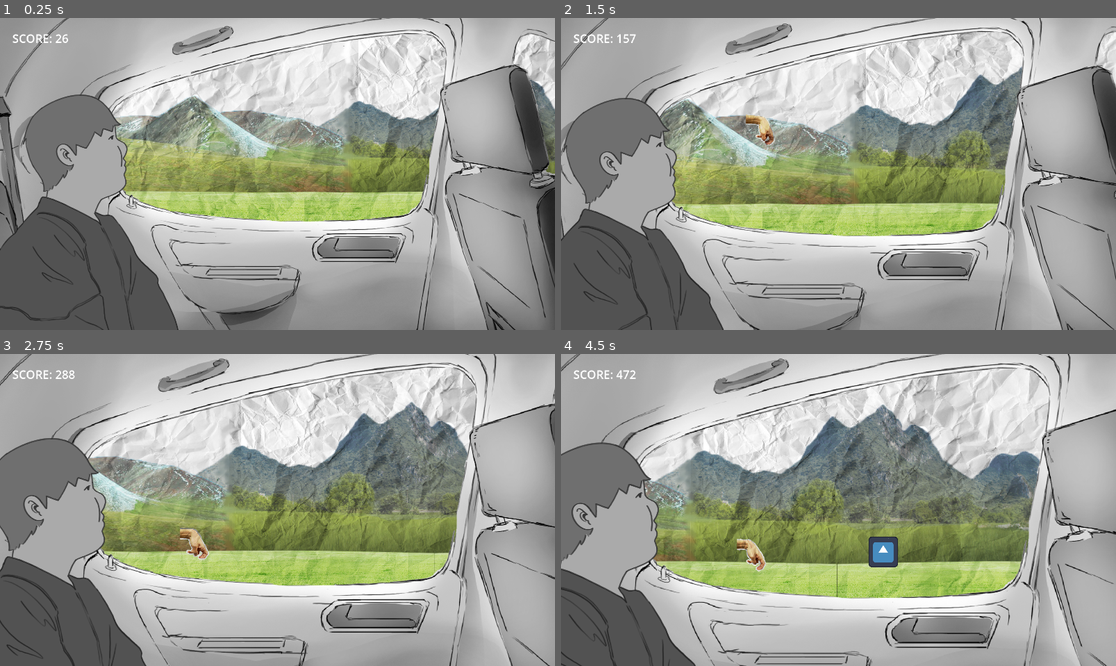
Above: before the commit, frames 1-4 (two rows, left to right).
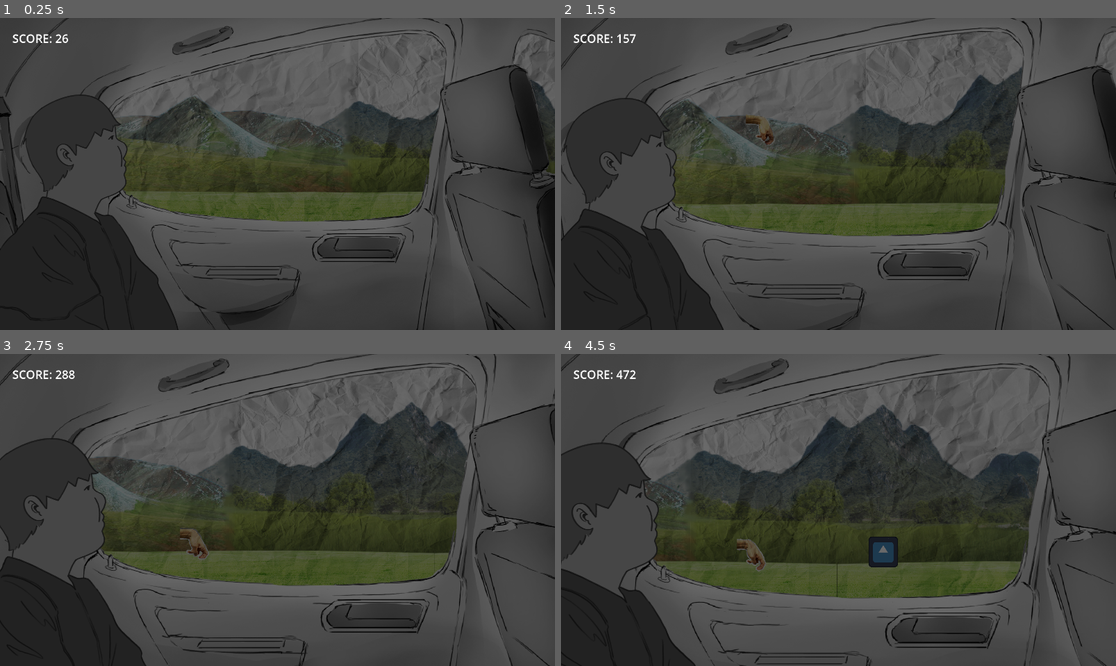
Above: after the commit, the same moments.

Repository: Turnute/DimancheApresMidi
Game: Godot game, scene res://scenes/game.tscn
Two runs of this game, one before a commit and one after it. Both use one fixed random seed, a clock stepped at 60 frames per second and the inputs below. This scene is started directly instead of the project's main scene. The engine's default icon, where the game draws it, is replaced by a stand-in: a white triangle on a blue panel in a dark square.
Inputs:
- Up to frame 1 (0.25 s): no input
- Up to frame 2 (1.5 s): tap Enter (ui_accept) at 0.5 s; tap Space (jump) at 0.77 s
- Up to frame 3 (2.75 s): tap Space (jump) at 1.52 s
- Up to frame 4 (4.5 s): tap Space (jump) at 3.02, 3.77 s

The runs differ from the first frame. In frame 1, 99% of the frame differs, in the area x 0-100%, y 0-100%; in frame 2, 99%; in frame 3, 99%; in frame 4, 99%.

Commit message:
Add game over animation and scene transition
Introduces a game over animation using AnimationPlayer and ColorRect in the game scene. Adds logic to main.gd to handle the game over sequence, including playing the animation, starting an outro timer, and transitioning back to the start scene. The obstacle script now triggers the game over sequence on collision. Removes a debug print from start.gd.

Diff:
--- a/le-long-trajet-en-voiture/scenes/game.tscn
+++ b/le-long-trajet-en-voiture/scenes/game.tscn
@@ -13,6 +13,67 @@
 [ext_resource type="PackedScene" uid="uid://dckd2sv6d4xk0" path="res://scenes/hud.tscn" id="11_kvpfn"]
 
 [sub_resource type="WorldBoundaryShape2D" id="WorldBoundaryShape2D_yqjtg"]
+
+[sub_resource type="Animation" id="Animation_kvpfn"]
+resource_name = "game_end"
+length = 10.0
+tracks/0/type = "value"
+tracks/0/imported = false
+tracks/0/enabled = true
+tracks/0/path = NodePath("GameOver/Over:color")
+tracks/0/interp = 1
+tracks/0/loop_wrap = true
+tracks/0/keys = {
+"times": PackedFloat32Array(0, 0.4),
+"transitions": PackedFloat32Array(1, 1),
+"update": 0,
+"values": [Color(0, 0, 0, 0), Color(0, 0, 0, 0.5882353)]
+}
+tracks/1/type = "value"
+tracks/1/imported = false
+tracks/1/enabled = true
+tracks/1/path = NodePath("GameOver/Over:visible")
+tracks/1/interp = 1
+tracks/1/loop_wrap = true
+tracks/1/keys = {
+"times": PackedFloat32Array(0),
+"transitions": PackedFloat32Array(1),
+"update": 1,
+"values": [true]
+}
+
+[sub_resource type="Animation" id="Animation_dinhu"]
+length = 0.001
+tracks/0/type = "value"
+tracks/0/imported = false
+tracks/0/enabled = true
+tracks/0/path = NodePath("GameOver/Over:color")
+tracks/0/interp = 1
+tracks/0/loop_wrap = true
+tracks/0/keys = {
+"times": PackedFloat32Array(0),
+"transitions": PackedFloat32Array(1),
+"update": 0,
+"values": [Color(0, 0, 0, 0.5882353)]
+}
+tracks/1/type = "value"
+tracks/1/imported = false
+tracks/1/enabled = true
+tracks/1/path = NodePath("GameOver/Over:visible")
+tracks/1/interp = 1
+tracks/1/loop_wrap = true
+tracks/1/keys = {
+"times": PackedFloat32Array(0),
+"transitions": PackedFloat32Array(1),
+"update": 1,
+"values": [true]
+}
+
+[sub_resource type="AnimationLibrary" id="AnimationLibrary_kvuet"]
+_data = {
+&"RESET": SubResource("Animation_dinhu"),
+&"game_end": SubResource("Animation_kvpfn")
+}
 
 [node name="Game" type="Node2D"]
 script = ExtResource("1_lbhrr")
@@ -81,5 +142,21 @@
 [node name="target" type="Node2D" parent="Camera2D"]
 position = Vector2(-3, -21)
 
+[node name="GameOver" type="AnimationPlayer" parent="."]
+libraries = {
+&"": SubResource("AnimationLibrary_kvuet")
+}
+
+[node name="Over" type="ColorRect" parent="GameOver"]
+offset_left = -214.0
+offset_top = -209.0
+offset_right = -174.0
+offset_bottom = -169.0
+scale = Vector2(10.815694, 6.2588105)
+color = Color(0, 0, 0, 0.5882353)
+
+[node name="EndTimer" type="Timer" parent="GameOver"]
+
 [connection signal="timeout" from="EventTimer" to="." method="_on_event_timer_timeout"]
 [connection signal="timeout" from="ObstacleSpawner/SpawnTimer" to="ObstacleSpawner" method="_on_spawn_timer_timeout"]
+[connection signal="timeout" from="GameOver/EndTimer" to="." method="_on_end_timer_timeout"]
--- a/le-long-trajet-en-voiture/scripts/main.gd
+++ b/le-long-trajet-en-voiture/scripts/main.gd
@@ -63,3 +63,24 @@
 		#	pass
 		_:
 			pass  # sécurité
+
+var home = preload("res://scenes/start.tscn")
+
+func _on_end_timer_timeout() -> void:
+	print("coubeh")
+	get_tree().change_scene_to_packed(home)
+
+func game_over() -> void:
+	print("Game Over!")
+	# Lance l'animation de fin
+	$GameOver.play("game_end")
+
+	# Démarre le timer d'outro
+	$GameOver/EndTimer.start()
+
+	# Si ton animation met le jeu en pause, assure-toi que le EndTimer a Pause Mode = Process
+	# await bloque proprement jusqu'au timeout
+	await $GameOver/EndTimer.timeout
+
+	# Change la scène (de façon robuste)
+	get_tree().call_deferred("change_scene_to_packed", home)
--- a/le-long-trajet-en-voiture/scripts/obstacle.gd
+++ b/le-long-trajet-en-voiture/scripts/obstacle.gd
@@ -15,6 +15,7 @@
 	queue_free()
 	var score : int = get_parent().get_parent().get_score()
 	print(score)
+	get_parent().get_parent().game_over()
 	pass # Replace with function body.
 
 func _on_timer_timeout() -> void:
--- a/le-long-trajet-en-voiture/start.gd
+++ b/le-long-trajet-en-voiture/start.gd
@@ -9,7 +9,6 @@
 	start()
 
 func _on_timer_timeout() -> void:
-	print("bjr :D")
 	get_tree().change_scene_to_packed(jeu)
 
 func _process(delta: float) -> void:
Not shown: 1 places in le-long-trajet-en-voiture/scenes/game.tscn that only renumber resources
